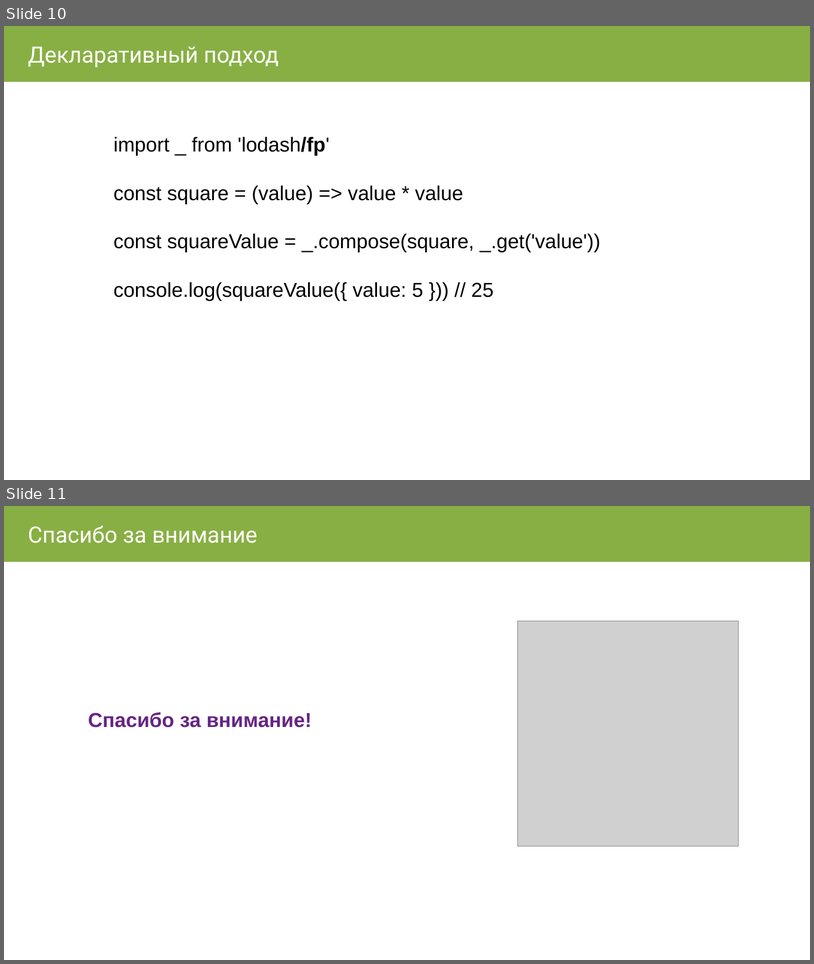
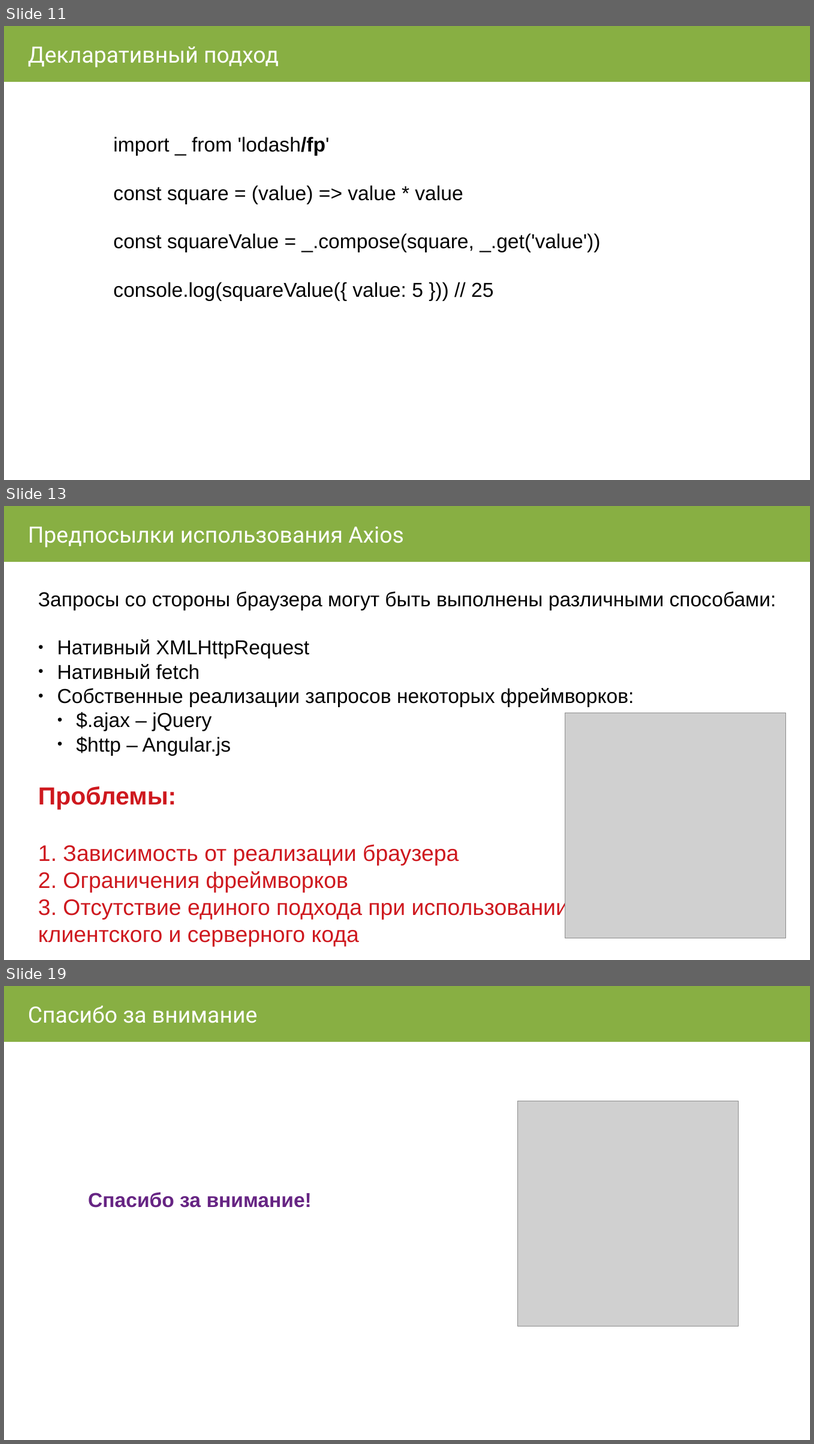
Before and after one commit to AVVlasov/javascript-junior, a slide deck: 2019/IV. Утилитарные библиотеки/2.1 Lodash/Lodash.pptx. Shown one above the other, each under a label of ours: slides 10 and 11 before the commit, slides 11, 13 and 19 after it; the slides between them are not shown. The pictures are 814x964 and 814x1444 pixels, drawn with LibreOffice and Linux fonts; fonts in the diff are those of the drawing; grey boxes stand for pictures. Boxes give left, top, right and bottom in pixels: in the first picture for what was removed or moved away, otherwise in the second. Text is boxed around its words. In the diff, an @@ line names an element or a change of style, - is before the commit and + after.

Commit message:
добавлен конспект и Axios

```diff
--- a/2019/IV. Утилитарные библиотеки/2.1 Lodash/Lodash.pptx
+++ b/2019/IV. Утилитарные библиотеки/2.1 Lodash/Lodash.pptx
@@ slide 13 added at [4, 506, 810, 960], background #FFFFFF @@
@@ rectangle added at [4, 506, 810, 562], fill #88AF43, outline #88AF43 0.74 pt @@
@@ text added at [28, 526, 404, 547], 20 pt, text #FFFFFF @@
+Предпосылки использования Axios
@@ text added at [38, 591, 777, 919], 18 pt, text #000000 @@
+Запросы со стороны браузера могут быть выполнены различными способами:
+● Нативный XMLHttpRequest
+● Нативный fetch
+● Собственные реализации запросов некоторых фреймворков:
+  ● $.ajax – jQuery
+  ● $http – Angular.js
+Проблемы:
+1. Зависимость от реализации браузера
+2. Ограничения фреймворков
+3. Отсутствие единого подхода при использовании
+клиентского и серверного кода
@@ picture added at [565, 712, 786, 937] @@
@@ what was slide 10 is now slide 11 @@
@@ what was slide 11 is now slide 19 @@
```
Also in this commit, not shown: 3 slides changed, 7 other slides added, 1 other file.
